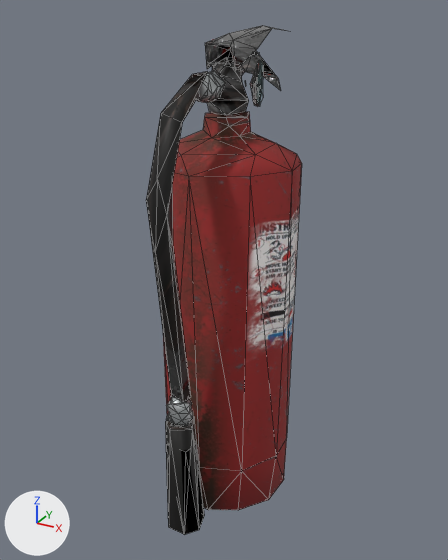
One commit to the glTF model models/objects/enviroments/09/09_fire_extinguisher.glb: the scene before it, then after it.
Camera for both pictures: a 50 mm camera at (0.28, -0.608, 0.632) aimed at (-0.054, -0.001, 0.329). Every picture has the same lights, and +X, +Y and +Z are marked at lower left. The first picture is the older version. Mesh edges are drawn as thin lines. Where no turn or scale is listed for an object, it has been applied to the vertices. Vertices at exactly the same position are counted once.

The scene before the commit, as lines of its bpy script (objects in view):
```python
me_defaultmaterial_002 = bpy.data.meshes.new('defaultMaterial.002')
me_defaultmaterial_002.from_pydata(...)  # 297 vertices, 493 faces; spans x -0.08..0.082, y -0.148..0.146, z -0.497..0.078
# faces by material slot: [95, 95, 160, 129, 14]
me_defaultmaterial_002.materials.append(mat_material_2)
me_defaultmaterial_002.materials.append(mat_material)
me_defaultmaterial_002.materials.append(mat_material_1)
me_defaultmaterial_002.materials.append(mat_material_3)
me_defaultmaterial_002.materials.append(mat_material_4)
ob_defaultmaterial_002 = bpy.data.objects.new('defaultMaterial.002', me_defaultmaterial_002)
ob_defaultmaterial_002.location = (-0.051, 0.0, 0.534)
```
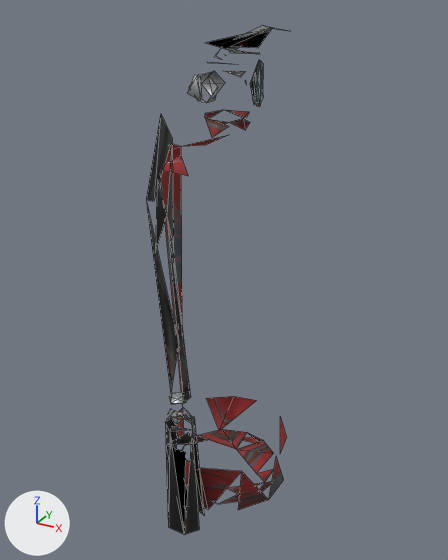
Edits to the scene script, one JSON object a line:
```json
{"block": "me_defaultmaterial_002", "where": "# used by ob_defaultmaterial_002; location = (-0.051, 0.0, 0.534)"}
{"op": "remove", "block": "me_defaultmaterial_002", "code": "me_defaultmaterial_002.from_pydata(...)  # 297 vertices, 493 faces; spans x -0.08..0.082, y -0.148..0.146, z -0.497..0.078"}
{"op": "add", "block": "me_defaultmaterial_002", "code": "me_defaultmaterial_002.from_pydata(...)  # 212 vertices, 132 faces; spans x -0.08..0.081, y -0.148..0.146, z -0.497..0.078"}
{"block": "me_defaultmaterial_002", "change": "me_defaultmaterial_002 part 1: the loose piece of 13 vertices spanning x -0.027..0.022, y -0.028..0.027, z -0.009..0.049 is deleted"}
{"block": "me_defaultmaterial_002", "change": "me_defaultmaterial_002 part 2"}
{"block": "me_defaultmaterial_002", "change": "66 vertices are removed from x -0.061..0.082, y -0.126..0.138, z -0.492..0.073"}
{"block": "me_defaultmaterial_002", "change": "339 faces are deleted"}
{"block": "me_defaultmaterial_002", "change": "4 new faces join them, mat_material_2"}
{"block": "me_defaultmaterial_002", "change": "me_defaultmaterial_002 part 3: 76 kept faces spanning x -0.08..0.081, y -0.127..0.082, z -0.495..0.06 get new texture (UV) coordinates"}
{"block": "me_defaultmaterial_002", "change": "other edits to the shape of me_defaultmaterial_002 do not show in these pictures"}
```

Where the change shows, as pixel boxes (x1, y1, x2, y2) in the pictures (448 x 560 px):
```json
{"object": "defaultMaterial.002", "change": "reshaped", "before": [146, 25, 302, 535], "after": [146, 26, 287, 535], "on screen": "10% narrower"}
{"part": 1, "of": "me_defaultmaterial_002", "change": "deleted", "before": [207, 57, 249, 115]}
{"part": 2, "of": "me_defaultmaterial_002", "change": "cut back", "before": [146, 25, 302, 535], "after": [225, 71, 259, 106]}
{"part": 3, "of": "me_defaultmaterial_002", "change": "surface changed", "before": [170, 52, 284, 510], "after": [161, 50, 287, 510]}
```
